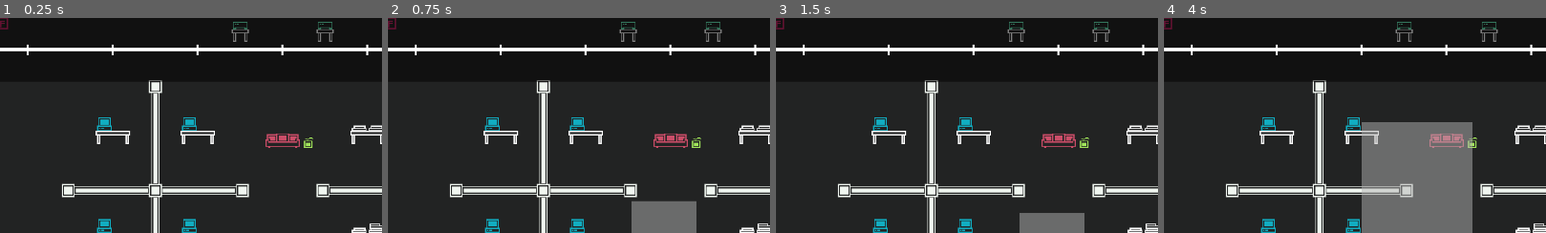
Above: before the commit, frames 1-4 (left to right).
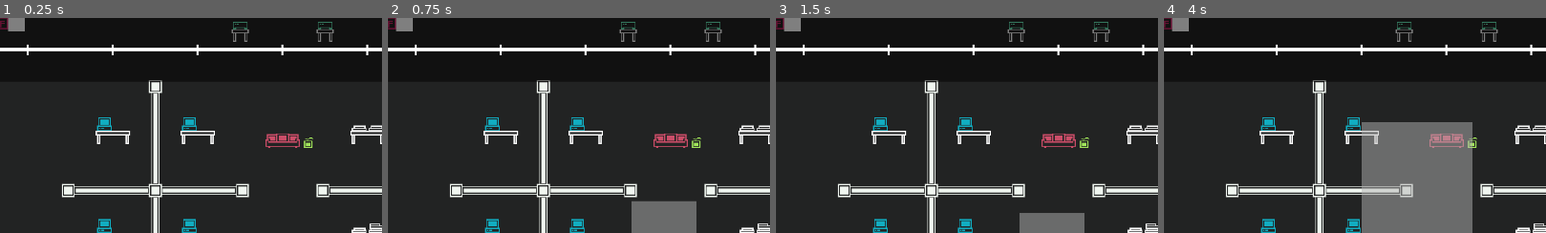
Above: after the commit, the same moments.

Repository: dch777/loopy-llc
Game: Godot game, scene res://levels/floor.tscn
The game is run twice, just before and just after one commit, with the same random seed, the same clock (stepped at 60 frames per second) and the same inputs. This scene is started directly instead of the project's main scene. Sound files missing from this copy of the repository are replaced by a short silence.
Inputs (mouse positions are % of the whole screen's width and height, from its top left):
- Up to frame 1 (0.25 s): no input
- Up to frame 2 (0.75 s): drag from (53, 52) to (28, 24) at 0.52 s
- Up to frame 3 (1.5 s): drag from (53, 56) to (28, 24) at 1.27 s
- Up to frame 4 (4 s): move the mouse to (53, 60) at 2.02 s; press the mouse at (53, 60) at 2.03 s; right-click (53, 60) at 2.1 s; release the mouse at (53, 60) at 2.75 s; drag from (53, 64) to (28, 72) at 2.77 s; drag from (53, 68) to (39, 24) at 3.52 s
The pictures show only the part of the screen within x 13-63%, y 0-50%; the shares and areas given below are measured in that part.

The runs differ from the first frame. In frame 1, 0.3% of the frame differs, in the area x 2-7%, y 0-7%; in frame 2, 0.3%; in frame 3, 0.3%; in frame 4, 0.3%.

Commit message:
tasks can now have multiple workers

Diff:
--- a/levels/floor.tscn
+++ b/levels/floor.tscn
@@ -29,18 +29,10 @@
 1:0/0 = 0
 0:1/0 = 0
 1:1/0 = 0
-0:2/0 = 0
-0:2/0/custom_data_0 = ExtResource("5_n3co8")
-1:2/0 = 0
-1:2/0/custom_data_0 = ExtResource("5_n3co8")
 0:3/0 = 0
 0:3/0/custom_data_0 = ExtResource("5_n3co8")
-1:3/0 = 0
-1:3/0/custom_data_0 = ExtResource("5_n3co8")
 0:4/0 = 0
 0:4/0/custom_data_0 = ExtResource("5_n3co8")
-1:4/0 = 0
-1:4/0/custom_data_0 = ExtResource("5_n3co8")
 0:5/0 = 0
 0:5/0/custom_data_0 = ExtResource("5_v2yo8")
 1:5/0 = 0
@@ -58,6 +50,10 @@
 1:11/0 = 0
 0:12/0 = 0
 1:12/0 = 0
+0:2/0 = 0
+1:2/0 = 0
+1:3/0 = 0
+1:4/0 = 0
 
 [sub_resource type="TileSetAtlasSource" id="TileSetAtlasSource_3gq6l"]
 texture = ExtResource("9_ef4lf")
@@ -104,9 +100,10 @@
 zoom_max = 10.0
 zoom_min = 1.6
 
-[node name="manager" type="Node2D" parent="."]
+[node name="manager" type="Node2D" parent="." node_paths=PackedStringArray("camera")]
 z_index = 1
 script = ExtResource("2_aawf1")
+camera = NodePath("../Camera2D")
 
 [node name="background" type="TileMapLayer" parent="manager"]
 z_as_relative = false
--- a/prefabs/couch.tscn
+++ b/prefabs/couch.tscn
@@ -1,23 +1,28 @@
-[gd_scene load_steps=4 format=3 uid="uid://ok7om4qojnnt"]
+[gd_scene load_steps=3 format=3 uid="uid://ok7om4qojnnt"]
 
 [ext_resource type="Script" uid="uid://ygipel88d4i5" path="res://scripts/task_site.gd" id="1_l32fr"]
-[ext_resource type="Texture2D" uid="uid://bhat5f0lspcij" path="res://assets/sprites/worker.png" id="2_3xs0e"]
 
 [sub_resource type="RectangleShape2D" id="RectangleShape2D_kblhn"]
+size = Vector2(18, 20)
 
-[node name="Desk" type="Node2D"]
+[node name="Desk" type="Node2D" node_paths=PackedStringArray("seats")]
 z_as_relative = false
 y_sort_enabled = true
 script = ExtResource("1_l32fr")
-target_offset = Vector2i(0, 1)
+seats = [NodePath("Area2D"), NodePath("Area2D2")]
+target_offsets = Array[Vector2i]([Vector2i(0, 1), Vector2i(1, 1)])
 animation = "sit"
 exhaustion_rate = -0.2
 
 [node name="Area2D" type="Area2D" parent="."]
 
 [node name="CollisionShape2D" type="CollisionShape2D" parent="Area2D"]
+position = Vector2(-1, 0)
 shape = SubResource("RectangleShape2D_kblhn")
 
-[node name="seat" type="Sprite2D" parent="."]
-position = Vector2(0, -2)
-texture = ExtResource("2_3xs0e")
+[node name="Area2D2" type="Area2D" parent="."]
+position = Vector2(16, 0)
+
+[node name="CollisionShape2D" type="CollisionShape2D" parent="Area2D2"]
+position = Vector2(1, 0)
+shape = SubResource("RectangleShape2D_kblhn")
--- a/prefabs/desk.tscn
+++ b/prefabs/desk.tscn
@@ -1,26 +1,23 @@
-[gd_scene load_steps=4 format=3 uid="uid://cx2bnk3j8oe53"]
+[gd_scene load_steps=3 format=3 uid="uid://cx2bnk3j8oe53"]
 
 [ext_resource type="Script" uid="uid://ygipel88d4i5" path="res://scripts/task_site.gd" id="2_kblhn"]
-[ext_resource type="Texture2D" uid="uid://bhat5f0lspcij" path="res://assets/sprites/worker.png" id="3_h7puy"]
 
 [sub_resource type="RectangleShape2D" id="RectangleShape2D_kblhn"]
 size = Vector2(36, 20)
 
-[node name="Desk" type="Node2D"]
+[node name="Desk" type="Node2D" node_paths=PackedStringArray("seats")]
 z_as_relative = false
 y_sort_enabled = true
 script = ExtResource("2_kblhn")
-target_offset = Vector2i(0, 2)
+seats = [NodePath("Area2D")]
+target_offsets = Array[Vector2i]([Vector2i(0, 1)])
 facing_up = true
 facing_left = true
 exhaustion_rate = 0.03
 
 [node name="Area2D" type="Area2D" parent="."]
+position = Vector2(16, 0)
 
 [node name="CollisionShape2D" type="CollisionShape2D" parent="Area2D"]
-position = Vector2(8, 0)
+position = Vector2(-8, 0)
 shape = SubResource("RectangleShape2D_kblhn")
-
-[node name="seat" type="Sprite2D" parent="."]
-position = Vector2(16, 0)
-texture = ExtResource("3_h7puy")
--- a/scripts/camera.gd
+++ b/scripts/camera.gd
@@ -6,6 +6,8 @@
 @export var zoom_min: float = 0.5
 
 @onready var zoom_target: float = zoom.x
+@onready var position_target = null
+@onready var reached_position
 var previous_position: Vector2
 
 func _process(delta: float) -> void:
@@ -16,13 +18,18 @@
 	if zoom_target >= zoom_min and Input.is_action_just_released("zoom out"):
 		zoom_factor = -1.0
 
+	if position_target != null:
+		global_position = global_position.lerp(position_target, 0.1)
+	if position_target != null and (global_position - position_target).length() < 0.1:
+		position_target = null
+
 	zoom_target *= 1.2 ** zoom_factor
 	zoom = lerp(zoom, Vector2(zoom_target, zoom_target), 0.1)
 
 func _input(event: InputEvent) -> void:
-	if event.is_action("drag") and event.pressed:
+	if event.is_action("drag") and event.pressed and position_target == null:
 		previous_position = event.position
 
-	if Input.is_action_pressed("drag") and event is InputEventMouseMotion:
+	if Input.is_action_pressed("drag") and event is InputEventMouseMotion and position_target == null:
 		global_position -= (1.0 / zoom.x) * (event.position - previous_position)
 		previous_position = event.position
--- a/scripts/manager.gd
+++ b/scripts/manager.gd
@@ -3,6 +3,8 @@
 class_name Manager extends Node2D
 
 @export var diagonal_mode: AStarGrid2D.DiagonalMode = AStarGrid2D.DiagonalMode.DIAGONAL_MODE_ONLY_IF_NO_OBSTACLES
+@export var camera: Camera2D
+@export var StatusBar: Node
 
 @onready var astar = AStarGrid2D.new()
 @onready var background: TileMapLayer = $background
@@ -94,6 +96,10 @@
 func map_to_global(vec: Vector2) -> Vector2:
 	return to_global(background.map_to_local(vec))
 
+func follow(worker: StateMachine, zoom: float = 4.0):
+	camera.zoom_target = zoom
+	camera.position_target = worker.global_position
+
 func select_worker(worker: StateMachine):
 	selected_workers[worker] = null
 	worker.selected = true
@@ -122,11 +128,14 @@
 				clear_selected_workers()
 			select_worker(worker)
 
-func site_input_event(site: TaskSite, event: InputEvent):
-	if event.is_action("select") and event.pressed and site.worker == null and selected_workers.size() > 0 and hovered_objects.size() == 1:
+func site_input_event(site: TaskSite, event: InputEvent, seat_idx: int):
+	if event.is_action("select") and event.pressed and site.workers.size() < site.seats.size() and selected_workers.size() > 0 and hovered_objects.size() == 1:
 		for worker in selected_workers:
-			navigate(worker, site.map_position + site.target_offset)
+			if site.workers.has(seat_idx):
+				seat_idx = site.get_empty_seat()
+			navigate(worker, site.map_position + site.target_offsets[seat_idx])
 			worker.site = site
+			worker.seat_idx = seat_idx
 
 func object_mouse_entered(object: Node):
 	hovered_objects[object] = null
--- a/scripts/state_machine.gd
+++ b/scripts/state_machine.gd
@@ -32,6 +32,7 @@
 var map_position: Vector2i
 
 var site: TaskSite
+var seat_idx: int
 var seated: bool = false
 
 @onready var emotion: String = "default"
--- a/scripts/states/move.gd
+++ b/scripts/states/move.gd
@@ -27,6 +27,7 @@
 		dir = fsm.manager.map_to_global(fsm.path[0]) - fsm.global_position
 	elif fsm.path.size() == 1 and dir.length() <= 1.0:
 		completed = true
+		print(fsm.site)
 		if fsm.site != null:
 			finished.emit("sit", true)
 		else:
--- a/scripts/states/sit.gd
+++ b/scripts/states/sit.gd
@@ -8,31 +8,36 @@
 var jumping: bool = false
 
 func enter():
-	if fsm.site.worker != null:
+	if fsm.site.workers.size() == fsm.site.seats.size():
 		fsm.site = null
 		if randf() <= 0.5:
 			GameAudio.play_audio_once(anger_noises[randi() % anger_noises.size()], 2.0)
 		finished.emit("idle", true)
-	else:
-		fsm.site.worker = fsm
-		fsm.facing_up = fsm.site.facing_up
-		fsm.facing_left = fsm.site.facing_left
-		fsm.play_animation("jump")
+		return
+	elif fsm.site.workers.has(fsm.seat_idx):
+		fsm.seat_idx = fsm.site.get_empty_seat()
+
+	fsm.site.workers[fsm.seat_idx] = fsm
+	fsm.facing_up = fsm.site.facing_up
+	fsm.facing_left = fsm.site.facing_left
+	fsm.play_animation("jump")
 
 func update(_delta: float):
 	if !jumping:
 		jumping = fsm.animation_player.frame == 1 and fsm.animation_player.animation.contains("jump")
 		return
 
-	fsm.global_position += speed * (fsm.site.seat.global_position - fsm.global_position)
+	var dir: Vector2 = fsm.site.seats[fsm.seat_idx].global_position - fsm.global_position
+	fsm.global_position += speed * dir
 
-	if (fsm.global_position - fsm.site.seat.global_position).length() < 0.1:
+	if dir.length() < 0.1:
 		completed = true
 		finished.emit("work", true)
 
 func exit():
 	fsm.seated = completed
 	if !completed and fsm.site != null:
-		fsm.site.worker = null
+		fsm.site.workers.erase(fsm.seat_idx)
+		fsm.seat_idx = -1
 		fsm.site = null
 		fsm.seated = false
--- a/scripts/states/work.gd
+++ b/scripts/states/work.gd
@@ -30,6 +30,7 @@
 
 func exit():
 	if completed:
-		fsm.site.worker = null
+		fsm.site.workers.erase(fsm.seat_idx)
+		fsm.seat_idx = -1
 		fsm.site = null
 		fsm.seated = false
--- a/scripts/task_site.gd
+++ b/scripts/task_site.gd
@@ -2,7 +2,8 @@
 
 class_name TaskSite extends Node2D
 
-@export var target_offset: Vector2i = Vector2(0, 0)
+@export var seats: Array[Area2D]
+@export var target_offsets: Array[Vector2i]
 @export var facing_up: bool = false
 @export var facing_left: bool = false
 
@@ -15,8 +16,7 @@
 var map_position: Vector2i = Vector2(0, 0)
 
 @onready var manager: Manager = get_parent()
-@onready var seat: Node2D = $seat
-var worker: StateMachine = null
+var workers: Dictionary[int, StateMachine] = {}
 
 var completion: float = 0.0
 @export_range(-1.0, 1.0, 0.01, "suffix:%/s") var exhaustion_rate: float = 0.01
@@ -24,14 +24,18 @@
 func _ready() -> void:
 	global_position = get_node("../background").map_to_local(map_position)
 
-	$Area2D.input_event.connect(self.input_event)
-	$Area2D.mouse_entered.connect(self.mouse_entered)
-	$Area2D.mouse_exited.connect(self.mouse_exited)
+	for i in range(seats.size()):
+		seats[i].input_event.connect(self.input_event.bind(i))
+		seats[i].mouse_entered.connect(self.mouse_entered)
+		seats[i].mouse_exited.connect(self.mouse_exited)
 
-	seat.visible = false
+func get_empty_seat():
+	for i in range(seats.size()):
+		if !workers.has(i):
+			return i
 
-func input_event(_viewport: Node, event: InputEvent, _shape_idx: int):
-	manager.site_input_event(self, event)
+func input_event(_viewport: Node, event: InputEvent, _shape_idx: int, seat_idx: int):
+	manager.site_input_event(self, event, seat_idx)
 
 func mouse_entered():
 	manager.object_mouse_entered(self)
